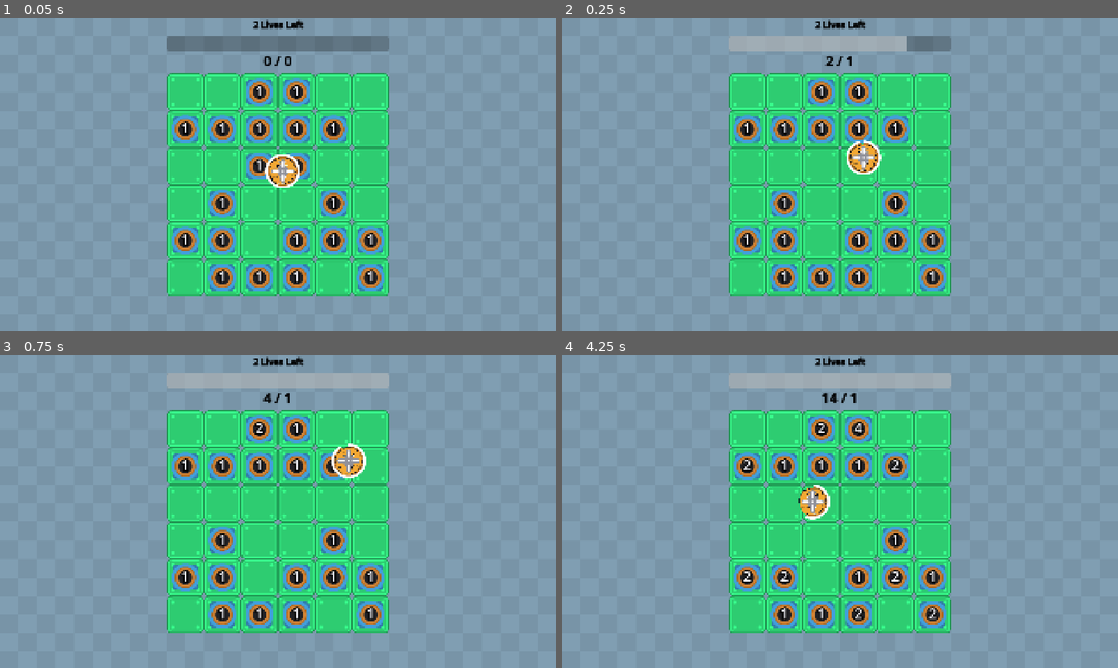
Above: before the commit, frames 1-4 (two rows, left to right).
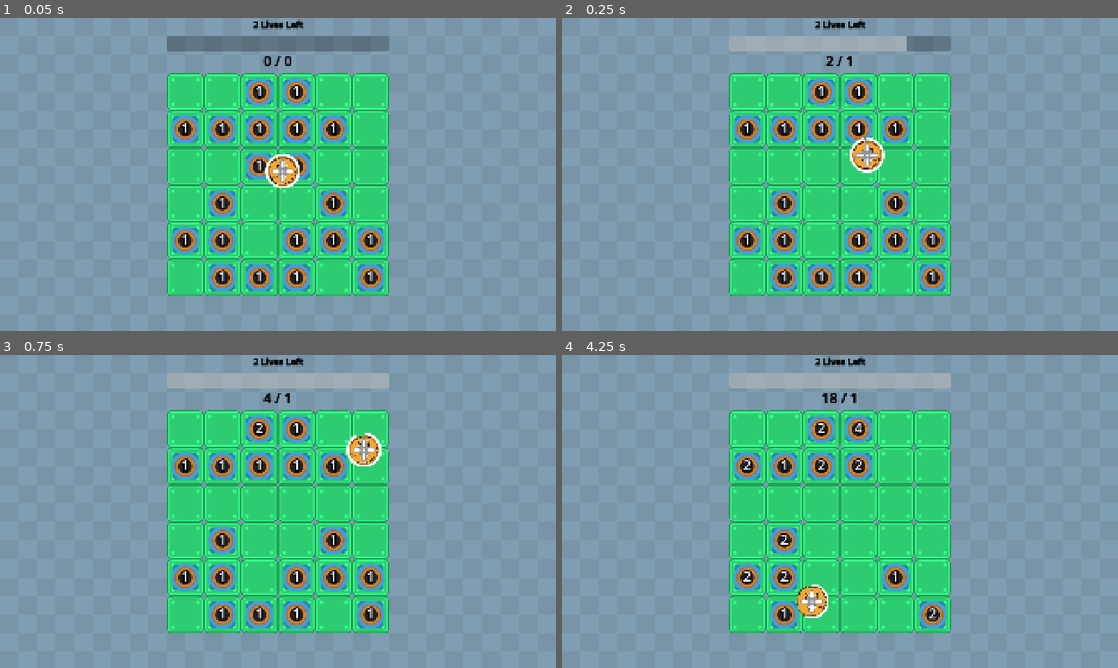
Above: after the commit, the same moments.

Repository: wanamelon/prototype_monorepo
Game: Godot game, scene res://source/bounce_main.tscn
Same seed, same stepped clock (60 frames per second), same inputs: the game is played once before the commit and once after it. Sound files missing from this copy of the repository are replaced by a short silence.
Inputs:
- Up to frame 1 (0.05 s): no input
- Up to frame 2 (0.25 s): no input
- Up to frame 3 (0.75 s): no input
- Up to frame 4 (4.25 s): no input

Frame 1 is identical in both runs. In frame 2, 0.5% of the frame differs, in the area x 51-59%, y 38-50%; in frame 3, 0.8%; in frame 4, 3.8%, in the area x 37-70%, y 12-88%.

Commit message:
make speed buff have chance to add
also audio to clarify when active

Diff:
--- a/roller/source/bounce_main.tscn
+++ b/roller/source/bounce_main.tscn
@@ -33,13 +33,18 @@
 item_id = 5
 metadata/_custom_type_script = "uid://ckw8rr21jqg1f"
 
+[sub_resource type="Resource" id="Resource_ovsfe"]
+script = ExtResource("2_0panw")
+item_id = 1
+metadata/_custom_type_script = "uid://ckw8rr21jqg1f"
+
 [sub_resource type="ShaderMaterial" id="ShaderMaterial_to078"]
 shader = ExtResource("1_p5ard")
 shader_parameter/saturation = 0.30000001425
 
 [node name="BounceMain" type="Node2D"]
 script = ExtResource("1_ovsfe")
-item_configs = Array[ExtResource("2_0panw")]([SubResource("Resource_k3n88"), SubResource("Resource_a5fj5"), SubResource("Resource_3yruk"), SubResource("Resource_q2ks2"), SubResource("Resource_jngsf")])
+item_configs = Array[ExtResource("2_0panw")]([SubResource("Resource_k3n88"), SubResource("Resource_a5fj5"), SubResource("Resource_3yruk"), SubResource("Resource_q2ks2"), SubResource("Resource_jngsf"), SubResource("Resource_ovsfe")])
 
 [node name="TextureRect" type="TextureRect" parent="."]
 material = SubResource("ShaderMaterial_to078")
--- a/roller/source/item/item_system.gd
+++ b/roller/source/item/item_system.gd
@@ -32,7 +32,7 @@
 		ItemDef.ItemId.BOUNCE_OFF_EVERYTHING:
 			return BounceOffEverything.new()
 		ItemDef.ItemId.SPEED_BUFF_ON_DESTROY:
-			return SpeedBuffOnDestroy.new()
+			return SpeedBuffOnDestroy.instance()
 		ItemDef.ItemId.INCREASE_SIZE:
 			return SizeBuffOnDestroy.new()
 		ItemDef.ItemId.ROLLER:
--- a/roller/source/item/speed_buff_on_destroy.gd
+++ b/roller/source/item/speed_buff_on_destroy.gd
@@ -1,9 +1,13 @@
 class_name SpeedBuffOnDestroy extends ItemSystem.Item
+
+static func instance() -> SpeedBuffOnDestroy:
+	return load("res://source/item/speed_buff_on_destroy.tscn").instantiate()
 
 func activate(state: MatchState):
 	for event in state.last_tick_events:
 		if event is ItemSystem.DespawnEvent:
 			var despawn := event as ItemSystem.DespawnEvent
-			if despawn.source is Roller:
+			if despawn.source is Roller and Utils.RNG.randf() < 0.5:
+				$AddBuffAudioPlayer.play()
 				_add_event(ItemSystem.AddStatusEffect.new(
 					ItemSystem.StatusEffect.new(ItemSystem.StatusEffectId.SPEED_BUFF, 100, 2.5), despawn.source))
--- /dev/null
+++ b/roller/source/item/speed_buff_on_destroy.tscn
@@ -0,0 +1,16 @@
+[gd_scene load_steps=4 format=3 uid="uid://c3bggy2q3eqoe"]
+
+[ext_resource type="Script" uid="uid://ftttm07xle7c" path="res://source/item/speed_buff_on_destroy.gd" id="1_47dxf"]
+[ext_resource type="AudioStream" uid="uid://eu8fhjq8x8oj" path="res://assets/audio/whoosh-short.ogg" id="2_26d3a"]
+
+[sub_resource type="AudioStreamRandomizer" id="AudioStreamRandomizer_jh02y"]
+random_pitch = 1.1
+random_volume_offset_db = 0.5
+streams_count = 1
+stream_0/stream = ExtResource("2_26d3a")
+
+[node name="SpeedBuffOnDestroy" type="Node2D"]
+script = ExtResource("1_47dxf")
+
+[node name="AddBuffAudioPlayer" type="AudioStreamPlayer2D" parent="."]
+stream = SubResource("AudioStreamRandomizer_jh02y")
Not shown: 1 places in roller/source/bounce_main.tscn that only renumber resources
Not shown, added: roller/assets/audio/whoosh-short.ogg
